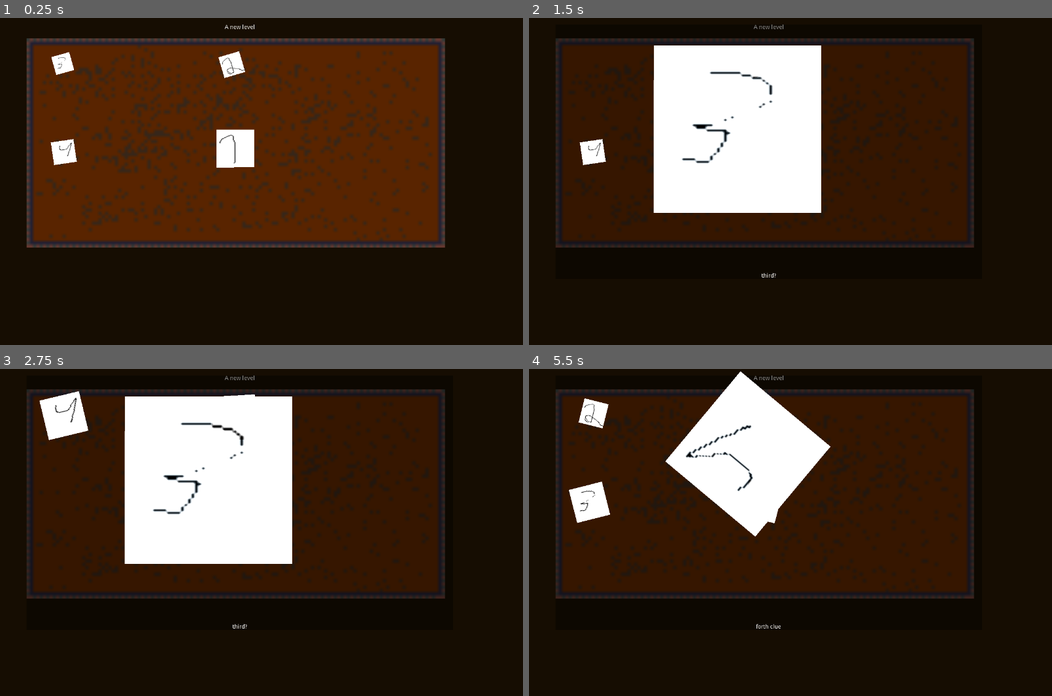
Above: before the commit, frames 1-4 (two rows, left to right).
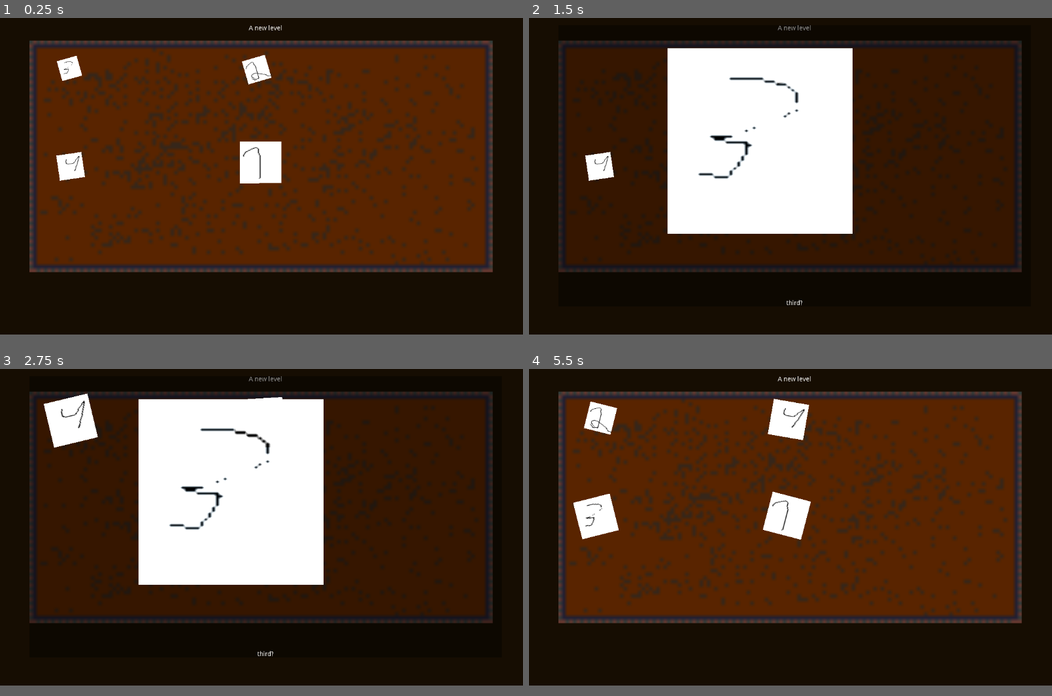
Above: after the commit, the same moments.

Repository: loudercake/cluennector
Game: Godot game, scene res://scenes/Level.tscn
The game is run twice, just before and just after one commit, with the same random seed, the same clock (stepped at 60 frames per second) and the same inputs.
Inputs (mouse positions are in pixels of both pictures, inside the frame that each line leads up to):
- Up to frame 1 (0.25 s): no input
- Up to frame 2 (1.5 s): tap Enter at 0.5 s; move the mouse to (591, 63) at 0.52 s; click (591, 63) at 0.6 s; move the mouse to (759, 63) at 1.27 s; right-click (759, 63) at 1.35 s
- Up to frame 3 (2.75 s): tap Backspace (reset) at 2 s; move the mouse to (62, 503) at 2.02 s; click (62, 503) at 2.1 s
- Up to frame 4 (5.5 s): move the mouse to (764, 418) at 2.77 s; right-click (764, 418) at 2.85 s; tap Backspace (reset) at 3.5, 4.25, 5 s; move the mouse to (738, 480) at 3.52 s; click (738, 480) at 3.6 s; move the mouse to (764, 414) at 4.27 s; right-click (764, 414) at 4.35 s; move the mouse to (764, 414) at 5.02 s; click (764, 414) at 5.1 s
In our replay, the window is 800x500 before the commit and 800x484 after it. These sizes can differ from the game's own. Grey fills any space a smaller window leaves; there, only what the larger window draws over its background counts as a difference.

The runs differ from the first frame. In frame 1, 23% of the frame differs, in the area x 5-95%, y 2-78%; in frame 2, 23%; in frame 3, 23%; in frame 4, 58%, in the area x 5-95%, y 0-80%.

Commit message:
html exporting

Diff:
--- a/project.godot
+++ b/project.godot
@@ -21,8 +21,8 @@
 
 [display]
 
-window/size/width=1280
-window/size/height=800
+window/size/width=1156
+window/size/height=700
 
 [input]
 
--- a/scenes/Level.gd
+++ b/scenes/Level.gd
@@ -217,15 +217,20 @@
 
 
 func _on_NextLevelBtn_pressed():
-	# TODO just load the next level of the start_level
-	# Global.next_level = start_level.next_level
-	# if not Global.next_level:
-	#    win_game()
+	# TODO just load the next level of the start_level (remove this if)
+	if OS.get_name() == "HTML5":
+		Global.next_level = start_level.next_level
+		if not Global.next_level:
+			win_game()
+		else:
+			get_tree().reload_current_scene()
+		return
+	description_label.text = "loading next level... "
 	var new_clue = start_level.story[-1].duplicate(true)
 	new_clue.description = str(len(start_level.story) + 1) + "th clue"
 	start_level.story[-1].next.append(new_clue)
 	start_level.story.append(new_clue)
-	start_level.n_rows = 2 + int(len(start_level.story) / 10)
+	start_level.n_rows = 2 + int(len(start_level.story) / 10.0)
 	start_level.clue_base_size /= 1.03
 	Global.next_level = start_level
 	get_tree().reload_current_scene()
@@ -234,6 +239,7 @@
 func win_level():
 	win_btn.visible = true
 	top_label.text = "You won!"
+	description_label.text = ""
 	for clue in board_clues:
 		clue.disconnect("hovered", self, "on_clue_hover")
 		clue.disconnect("mouse_entered", self, "on_clue_mouse_entered")
Not shown, added: export_presets.cfg
